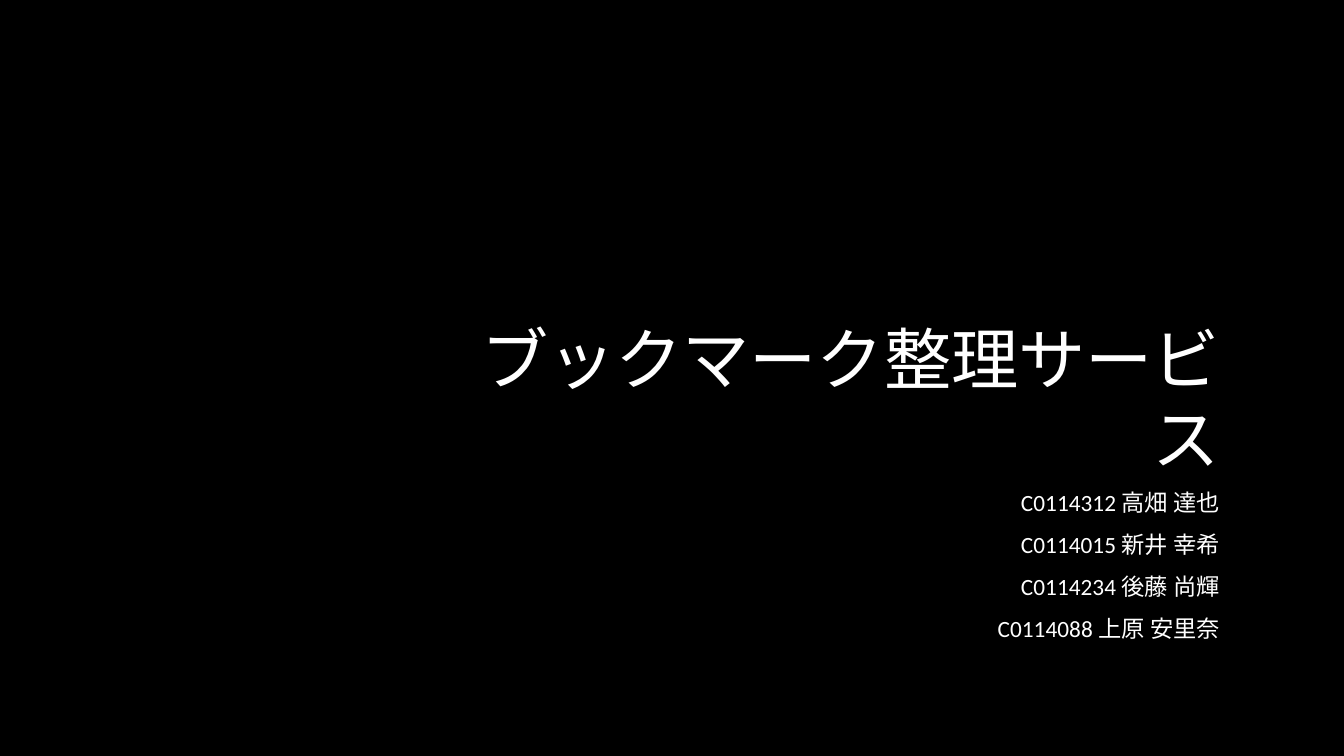
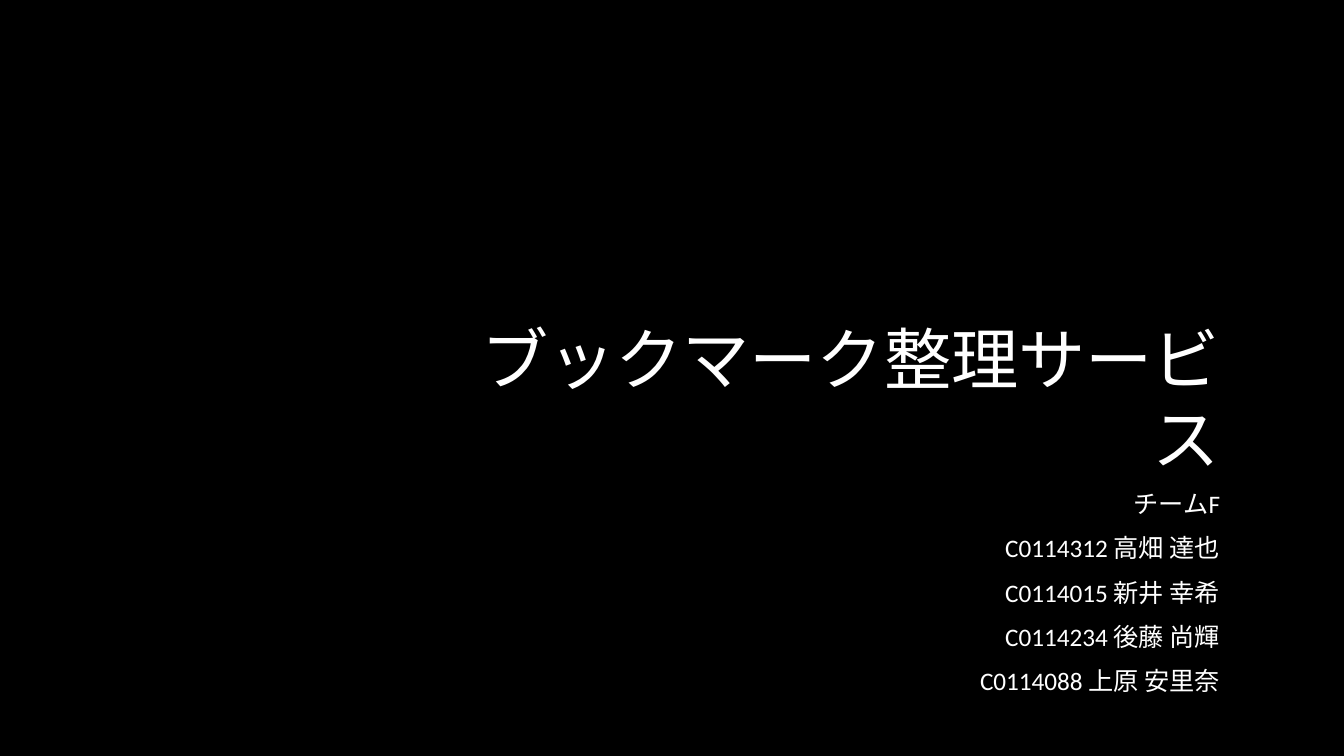
Before and after one commit to Sorarinu/ProjectP2016_F, a slide deck: slide 1 of production-idea/決意表明.pptx. Drawn at 1344x756 pixels with LibreOffice and Linux fonts; fonts in the diff are those of the drawing; background and template pictures are left out. Boxes give left, top, right and bottom in pixels: in the first picture for what was removed or moved away, otherwise in the second. Text is boxed around its words. In the diff, an @@ line names an element or a change of style, - is before the commit and + after.

```diff
--- a/production-idea/決意表明.pptx
+++ b/production-idea/決意表明.pptx
@@ subtitle at [1134, 494, 1220, 514]: paragraph added @@
+チームF
@@ subtitle at [980, 535, 1221, 692]: size 16.6 to 18 pt @@
```
Also in this commit, not shown: 3 other slides changed, 2 slides added.
